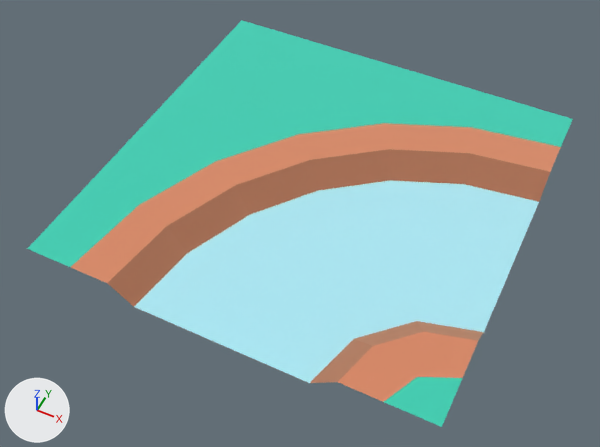
Two versions of the glTF model public/models/nf2/nature/ground_riverBend.glb, one commit apart.
Camera for both pictures: a camera (50 mm lens) standing at (0.603, -1.316, 1.404) and looking at (-0.013, -0.083, -0.137). Arrows for +X, +Y and +Z are at lower left; the lights stay in place. The picture after the commit comes second. Where no turn or scale is listed for an object, it has been applied to the vertices.

Names of what the first picture shows: 'ground_riverBend'.
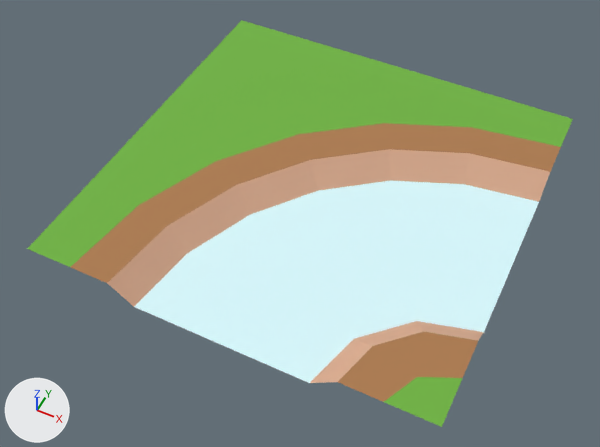
Where the change shows, as pixel boxes [x1, y1, x2, y2] in the pictures (600 x 447 px):
'ground_riverBend', surface changed, recoloured: [27, 20, 573, 427] in both

What changed in the scene script:
```text
Change mat_dirtdark:
    mat_dirtdark.metallic: 1.0 -> 0.0
Change mat_dirt:
    mat_dirt.metallic: 1.0 -> 0.0
    mat_dirt.base_color: (0.886, 0.514, 0.341) -> (0.418, 0.198, 0.0762)  # beige #f2be9e -> brown #ad7b4e
Change mat_grass:
    mat_grass.metallic: 1.0 -> 0.0
    mat_grass.base_color: (0.173, 0.847, 0.722) -> (0.159, 0.451, 0.0513)  # cyan #73eddd -> green #6fb340
Change mat_water:
    mat_water.metallic: 1.0 -> 0.0
Remove ob_tmpparent:
    ob_tmpparent = bpy.data.objects.new('tmpParent', None)
    ob_tmpparent.location = (0.0, 0.0, 0.0)
```
